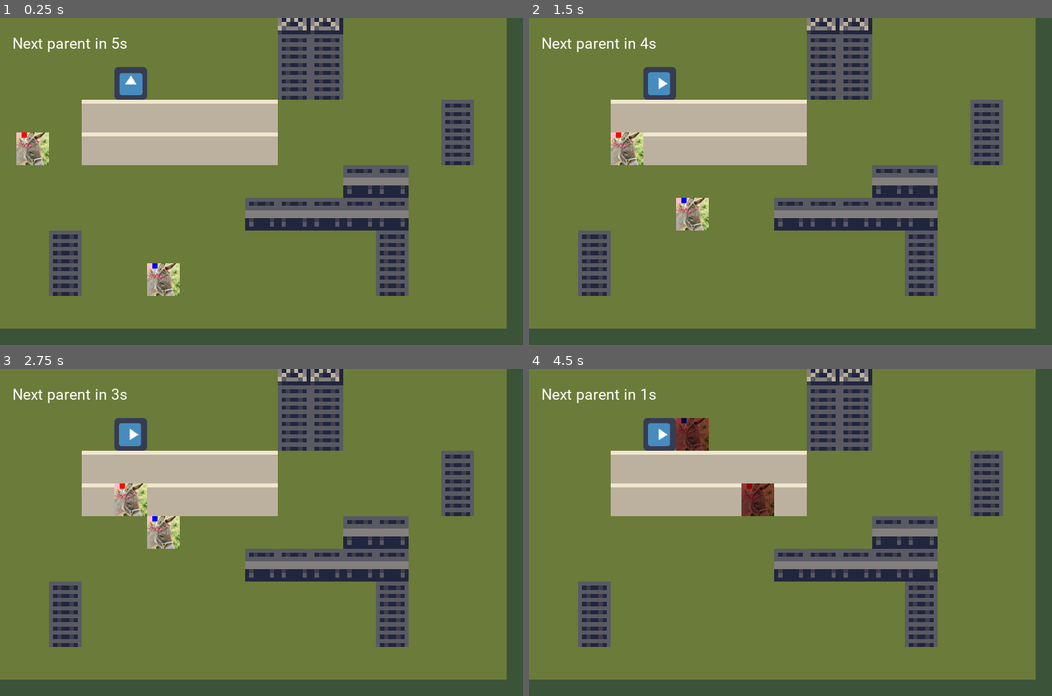
Above: before the commit, frames 1-4 (two rows, left to right).
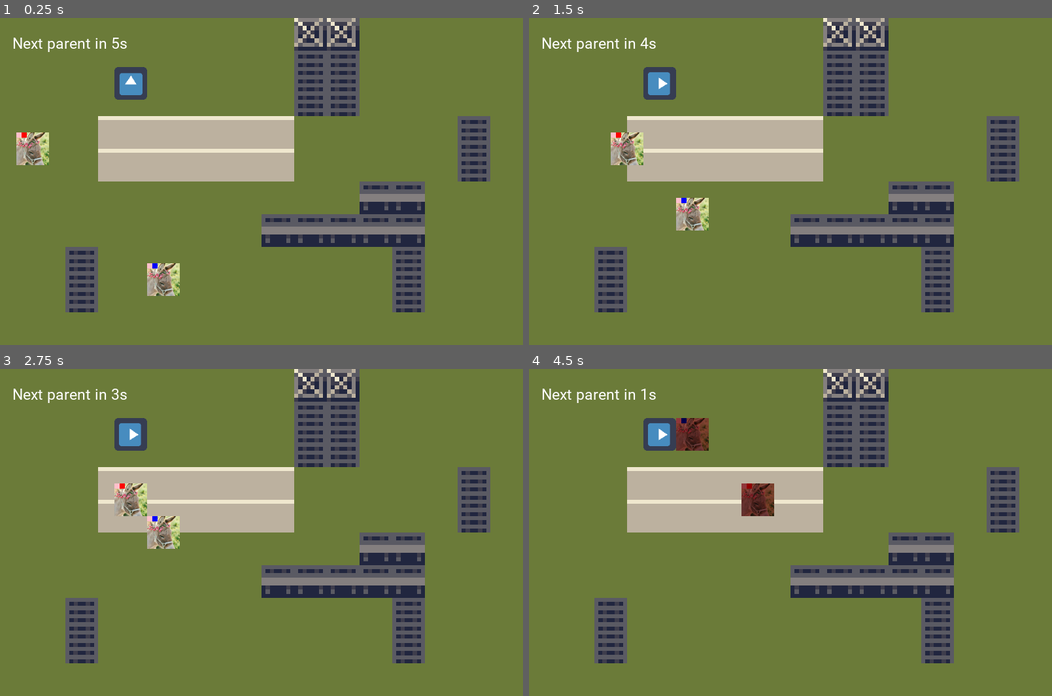
Above: after the commit, the same moments.

Repository: allemansratten/sos
Game: Godot game, scene res://scenes/Game.tscn
The game is run twice, just before and just after one commit, with the same random seed, the same clock (stepped at 60 frames per second) and the same inputs. Before the commit the project starts from res://scenes/game.tscn. The engine's default icon, where the game draws it, is replaced by a stand-in: a white triangle on a blue panel in a dark square.
Inputs (mouse positions are in pixels of both pictures, inside the frame that each line leads up to):
- Up to frame 1 (0.25 s): no input
- Up to frame 2 (1.5 s): tap Enter at 0.5 s; move the mouse to (659, 83) at 0.52 s; click (659, 83) at 0.67 s; tap Space at 1.25 s; move the mouse to (685, 197) at 1.27 s; click (685, 197) at 1.42 s
- Up to frame 3 (2.75 s): move the mouse to (313, 460) at 2.02 s; click (313, 460) at 2.17 s
- Up to frame 4 (4.5 s): tap Enter at 2.75, 4.25 s; move the mouse to (764, 597) at 2.77 s; click (764, 597) at 2.92 s; tap Space at 3.5 s; move the mouse to (947, 581) at 3.52 s; click (947, 581) at 3.67 s; move the mouse to (633, 483) at 4.27 s; click (633, 483) at 4.42 s

The runs differ from the first frame. In frame 1, 28% of the frame differs, in the area x 0-100%, y 0-100%; in frame 2, 28%; in frame 3, 28%; in frame 4, 28%.

Commit message:
fix alignment

Diff:
--- a/project.godot
+++ b/project.godot
@@ -11,7 +11,7 @@
 [application]
 
 config/name="LD50"
-run/main_scene="res://scenes/game.tscn"
+run/main_scene="res://scenes/Game.tscn"
 config/icon="res://icon.png"
 
 [display]
--- /dev/null
+++ b/scenes/Game.tscn
@@ -0,0 +1,35 @@
+[gd_scene load_steps=8 format=2]
+
+[ext_resource path="res://scenes/Crossroads.tscn" type="PackedScene" id=1]
+[ext_resource path="res://fonts/Roboto-Regular.ttf" type="DynamicFontData" id=2]
+[ext_resource path="res://scripts/partner_driver.gd" type="Script" id=3]
+[ext_resource path="res://scenes/Map.tscn" type="PackedScene" id=4]
+[ext_resource path="res://scripts/gamescene_root.gd" type="Script" id=5]
+[ext_resource path="res://scenes/Partner.tscn" type="PackedScene" id=6]
+
+[sub_resource type="DynamicFont" id=1]
+size = 30
+font_data = ExtResource( 2 )
+
+[node name="GameScene" type="Node2D"]
+script = ExtResource( 5 )
+
+[node name="Map" parent="." instance=ExtResource( 4 )]
+
+[node name="PartnerDriver" type="Node2D" parent="."]
+script = ExtResource( 3 )
+partner_scene = ExtResource( 6 )
+
+[node name="NextPartnerLabel" type="Label" parent="."]
+margin_left = 24.0
+margin_top = 32.0
+margin_right = 64.0
+margin_bottom = 46.0
+custom_fonts/font = SubResource( 1 )
+text = "Next partner:"
+
+[node name="Crossroads" parent="." instance=ExtResource( 1 )]
+position = Vector2( 256, 128 )
+
+[node name="MapCamera" type="Camera2D" parent="."]
+anchor_mode = 0
--- a/scenes/game.tscn
+++ /dev/null
@@ -1,37 +0,0 @@
-[gd_scene load_steps=8 format=2]
-
-[ext_resource path="res://fonts/Roboto-Regular.ttf" type="DynamicFontData" id=1]
-[ext_resource path="res://scripts/partner_driver.gd" type="Script" id=3]
-[ext_resource path="res://scripts/gamescene_root.gd" type="Script" id=4]
-[ext_resource path="res://scenes/partner.tscn" type="PackedScene" id=5]
-[ext_resource path="res://scenes/Map.tscn" type="PackedScene" id=6]
-[ext_resource path="res://scenes/Crossroads.tscn" type="PackedScene" id=7]
-
-[sub_resource type="DynamicFont" id=1]
-size = 30
-font_data = ExtResource( 1 )
-
-[node name="GameScene" type="Node2D"]
-script = ExtResource( 4 )
-
-[node name="Map" parent="." instance=ExtResource( 6 )]
-position = Vector2( -32, -32 )
-
-[node name="PartnerDriver" type="Node2D" parent="."]
-script = ExtResource( 3 )
-partner_scene = ExtResource( 5 )
-
-[node name="NextPartnerLabel" type="Label" parent="."]
-margin_left = 24.0
-margin_top = 32.0
-margin_right = 64.0
-margin_bottom = 46.0
-custom_fonts/font = SubResource( 1 )
-text = "Next partner:"
-
-[node name="Crossroads" parent="." instance=ExtResource( 7 )]
-position = Vector2( 256, 128 )
-
-[node name="MapCamera" type="Camera2D" parent="."]
-position = Vector2( -32, -32 )
-anchor_mode = 0
Renamed: scenes/partner.tscn -> scenes/Partner.tscn
